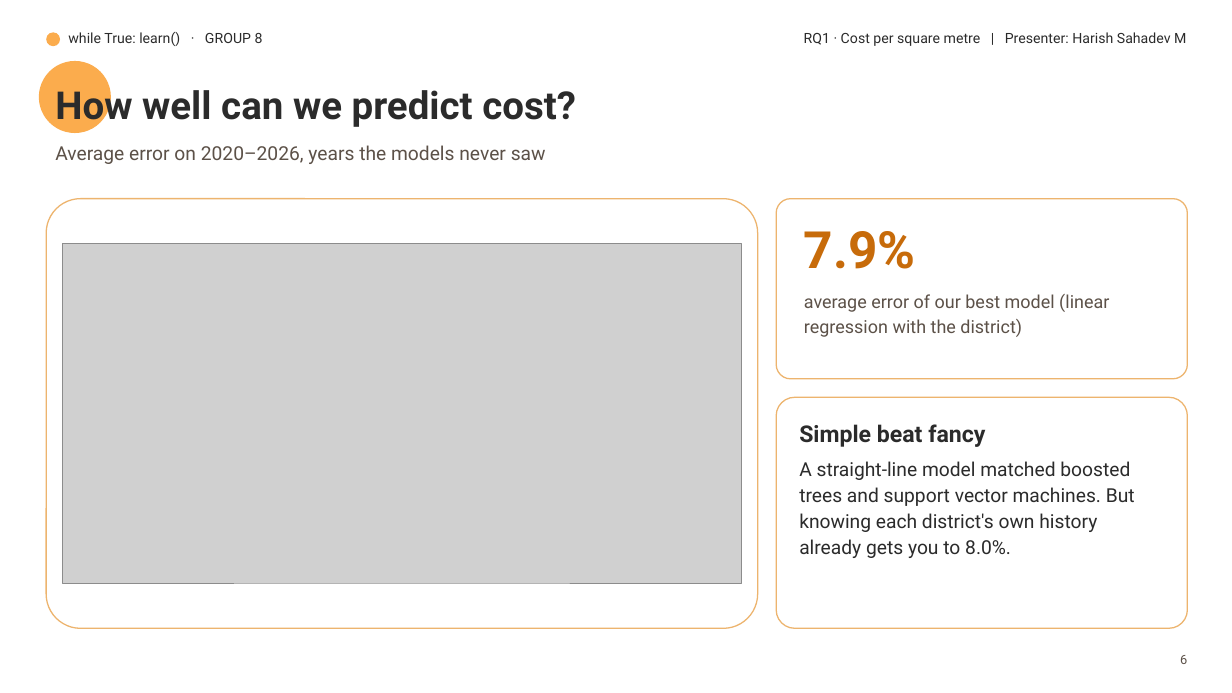
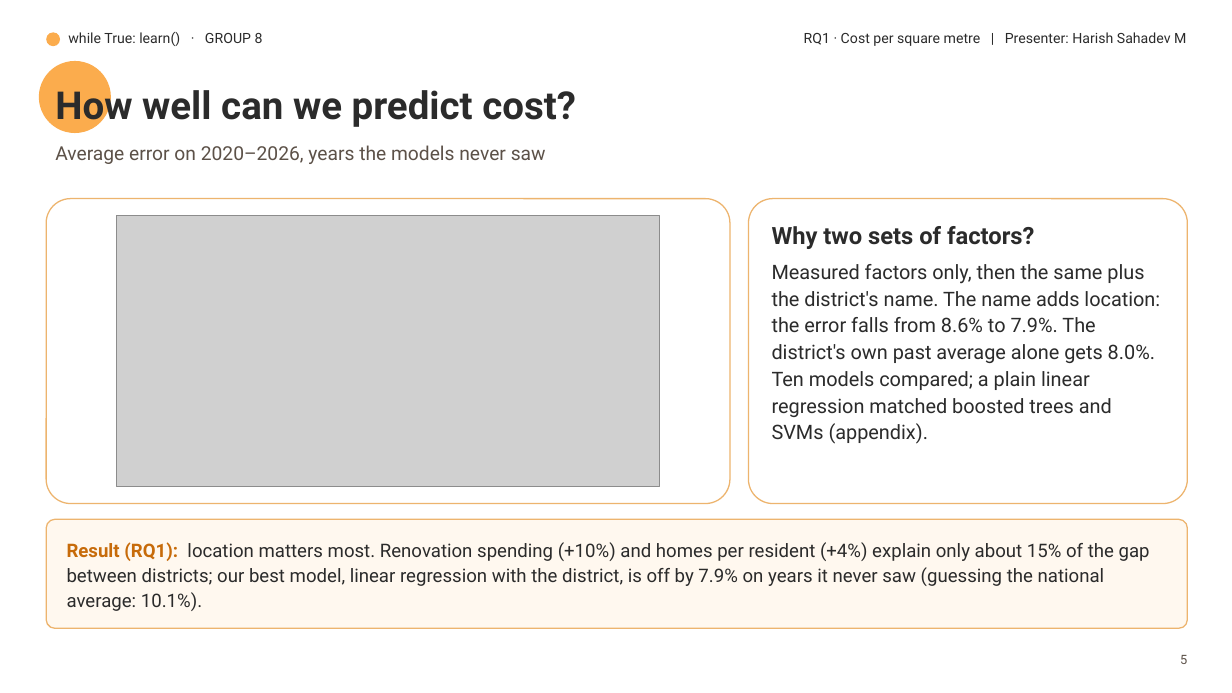
Before and after one commit to harishsahadev/while-True-Learn, a slide deck: slide 6 of building-consents/communication/slides/slides.pptx (slide 7 before the commit). Drawn at 1232x693 pixels with LibreOffice and Linux fonts; fonts in the diff are those of the drawing; grey boxes stand for pictures; background and template pictures are left out. Boxes give left, top, right and bottom in pixels: in the first picture for what was removed or moved away, otherwise in the second. Text is boxed around its words. In the diff, an @@ line names an element or a change of style, - is before the commit and + after.

```diff
--- a/building-consents/communication/slides/slides.pptx
+++ b/building-consents/communication/slides/slides.pptx
@@ rounded rectangle: place and size @@
-rounded rectangle at <box>46,199,758,628</box>
+rounded rectangle at <box>46,199,730,504</box>
@@ rounded rectangle: place and size @@
-rounded rectangle at <box>776,199,1188,379</box>
+rounded rectangle at <box>749,199,1188,504</box>
@@ picture: place and size @@
-picture at <box>63,244,741,583</box>
+picture at <box>116,215,660,487</box>
@@ text at <box>772,226,1160,444</box>: text changed; size 40 to 15.5 pt; text colour #C76B0A to #2B2B2B; bold off @@
-7.9%
+Why two sets of factors?
+Measured factors only, then the same plus the district's name. The name adds location: the error falls from 8.6% to 7.9%. The district's own past average alone gets 8.0%. Ten models compared; a plain linear regression matched boosted trees and SVMs (appendix).
@@ text removed at <box>804,294,1109,337</box> @@
-average error of our best model (linear regression with the district)
@@ rounded rectangle removed at <box>776,397,1188,628</box> @@
@@ text removed at <box>799,424,1135,558</box> @@
-Simple beat fancy
-A straight-line model matched boosted trees and support vector machines. But knowing each district's own history already gets you to 8.0%.
@@ rounded rectangle added at <box>46,519,1188,628</box>, fill #FFF8EF, outline #EDB46E 1 pt @@
@@ text added at <box>67,542,1150,611</box>, 14.5 pt, text #2B2B2B @@
+Result (RQ1): location matters most. Renovation spending (+10%) and homes per resident (+4%) explain only about 15% of the gap between districts; our best model, linear regression with the district, is off by 7.9% on years it never saw (guessing the national average: 10.1%).
@@ text at <box>1180,655,1187,664</box>: text changed @@
-6
+5
```
Also in this commit, not shown: 8 other slides changed, 4 slides added, 3 slides removed, 28 other files.
